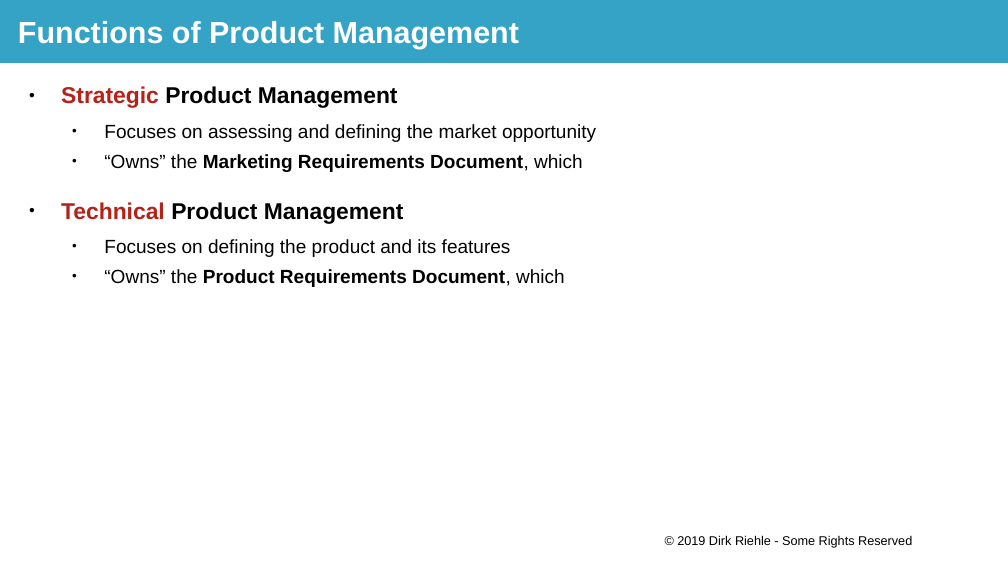
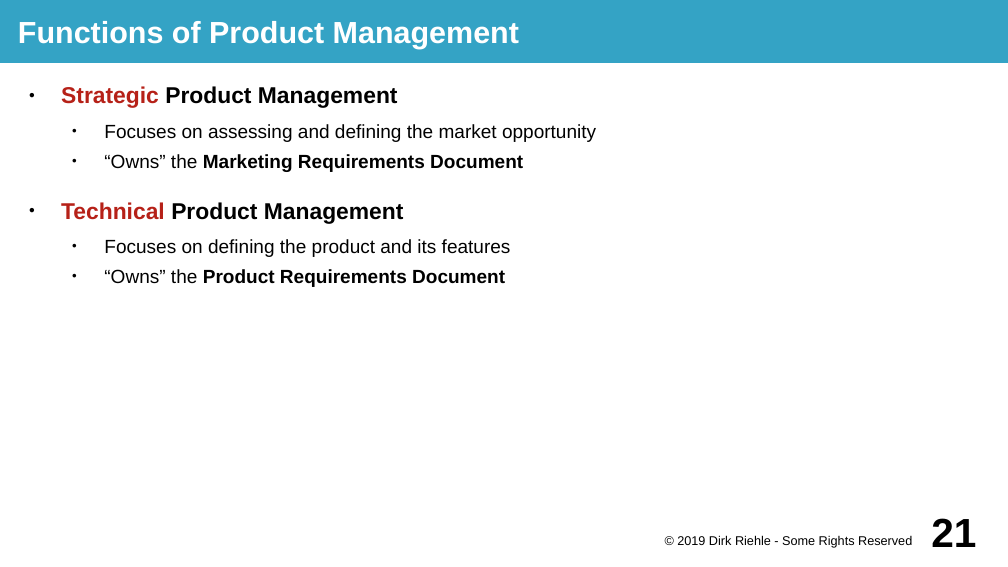
Before and after one commit to dirkriehle/prod-course, a slide deck: slide 21 of Lecture slides/PROD C01 - Software Product Management.odp. Drawn at 1008x567 pixels with LibreOffice and Linux fonts; fonts in the diff are those of the drawing. Boxes give left, top, right and bottom in pixels: in the first picture for what was removed or moved away, otherwise in the second. Text is boxed around its words. In the diff, an @@ line names an element or a change of style, - is before the commit and + after.

Commit message:
Updated strategic management slides.

```diff
--- a/Lecture slides/PROD C01 - Software Product Management.odp
+++ b/Lecture slides/PROD C01 - Software Product Management.odp
@@ text at (104,154,523,172): text changed @@
-  ● “Owns” the Marketing Requirements Document, which
+  ● “Owns” the Marketing Requirements Document
@@ text at (104,269,505,287): text changed @@
-  ● “Owns” the Product Requirements Document, which
+  ● “Owns” the Product Requirements Document
@@ page number added at (931,518,976,547), 32 pt, text #000000, bold @@
+21
```
Also in this commit, not shown: 24 other slides changed, 1 slide added, 3 other files.
